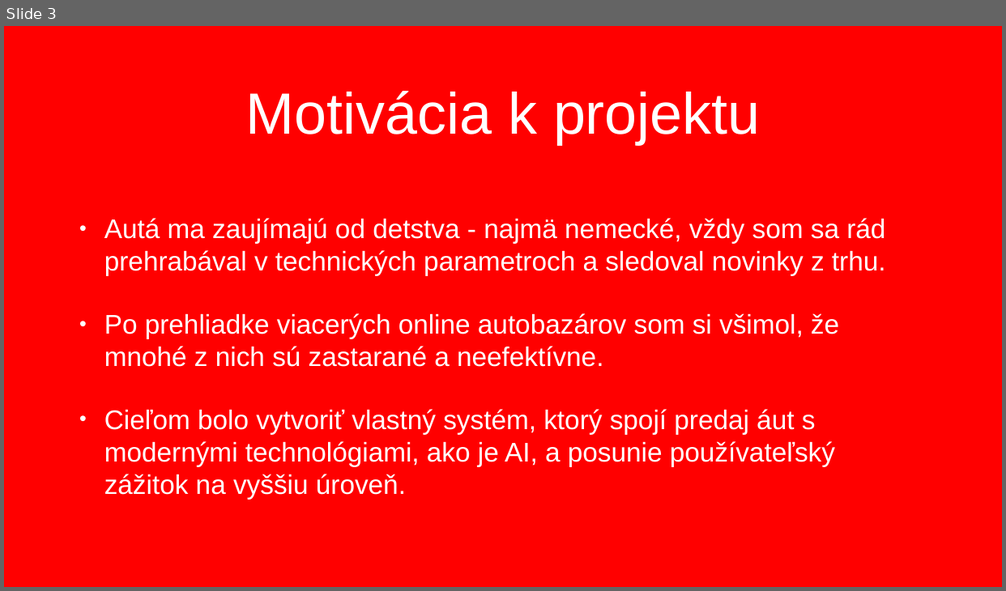
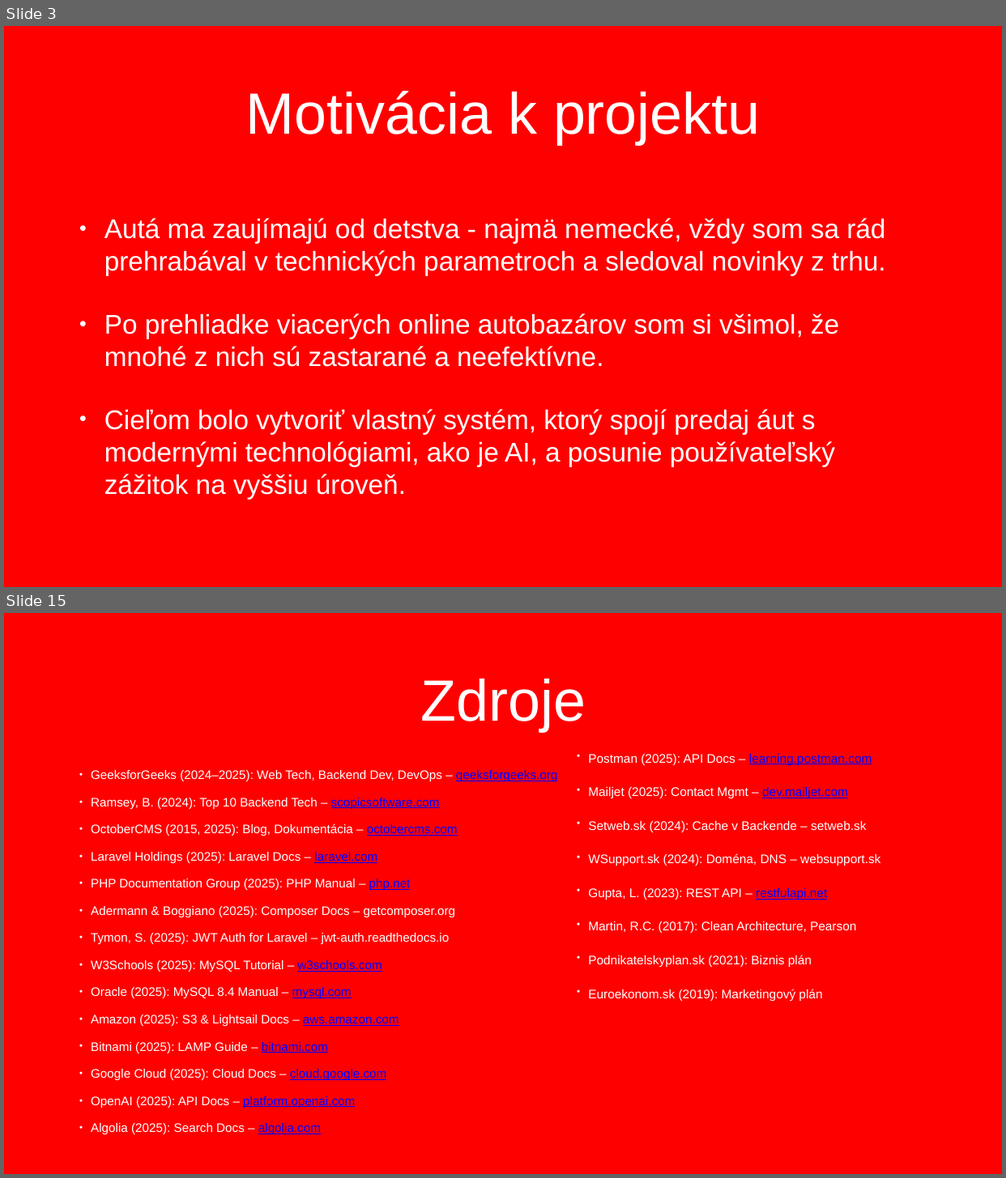
Before and after one commit to Autobahn-sk/Autobahn.sk, a slide deck: __prezentacia__/Prezentácia Martin Mojžiš.pptx. Shown one above the other, each under a label of ours: slide 3 before the commit, slides 3 and 15 after it; the slides between them are not shown. The pictures are 1006x591 and 1006x1178 pixels, drawn with LibreOffice and Linux fonts; fonts in the diff are those of the drawing; background and template pictures are left out. Boxes give left, top, right and bottom in pixels: in the first picture for what was removed or moved away, otherwise in the second. Text is boxed around its words. In the diff, an @@ line names an element or a change of style, - is before the commit and + after.

```diff
--- a/__prezentacia__/Prezentácia Martin Mojžiš.pptx
+++ b/__prezentacia__/Prezentácia Martin Mojžiš.pptx
@@ slide 15 added at box(4, 613, 1002, 1174), background picture (left out) @@
@@ title added at box(420, 679, 586, 731), 112 pt, text #FFFFFF @@
+Zdroje
@@ text added at box(588, 753, 880, 1001), 24 pt, text #FFFFFF @@
+• Postman (2025): API Docs – learning.postman.com
+• Mailjet (2025): Contact Mgmt – dev.mailjet.com
+• Setweb.sk (2024): Cache v Backende – setweb.sk
+• WSupport.sk (2024): Doména, DNS – websupport.sk
+• Gupta, L. (2023): REST API – restfulapi.net
+• Martin, R.C. (2017): Clean Architecture, Pearson
+• Podnikatelskyplan.sk (2021): Biznis plán
+• Euroekonom.sk (2019): Marketingový plán
@@ text added at box(91, 770, 557, 1135), 23.8 pt, text #FFFFFF @@
+• GeeksforGeeks (2024–2025): Web Tech, Backend Dev, DevOps – geeksforgeeks.org
+• Ramsey, B. (2024): Top 10 Backend Tech – scopicsoftware.com
+• OctoberCMS (2015, 2025): Blog, Dokumentácia – octobercms.com
+• Laravel Holdings (2025): Laravel Docs – laravel.com
+• PHP Documentation Group (2025): PHP Manual – php.net
+• Adermann & Boggiano (2025): Composer Docs – getcomposer.org
+• Tymon, S. (2025): JWT Auth for Laravel – jwt-auth.readthedocs.io
+• W3Schools (2025): MySQL Tutorial – w3schools.com
+• Oracle (2025): MySQL 8.4 Manual – mysql.com
+• Amazon (2025): S3 & Lightsail Docs – aws.amazon.com
+• Bitnami (2025): LAMP Guide – bitnami.com
+• Google Cloud (2025): Cloud Docs – cloud.google.com
+• OpenAI (2025): API Docs – platform.openai.com
+• Algolia (2025): Search Docs – algolia.com
```
Also in this commit, not shown: 12 slides changed.
